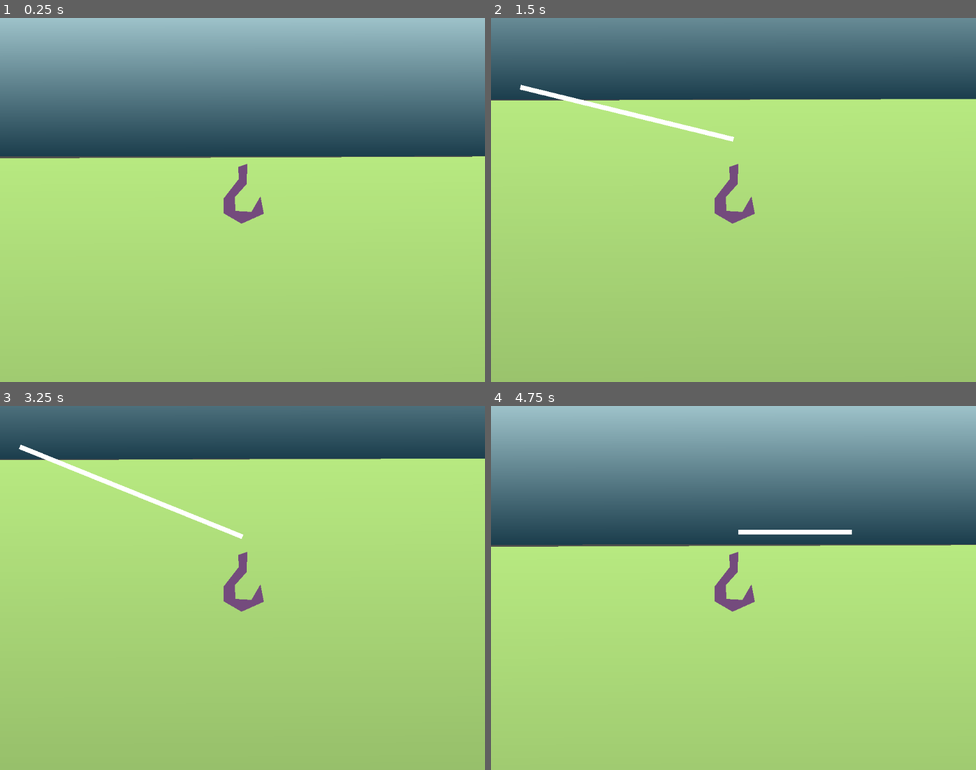
Above: before the commit, frames 1-4 (two rows, left to right).
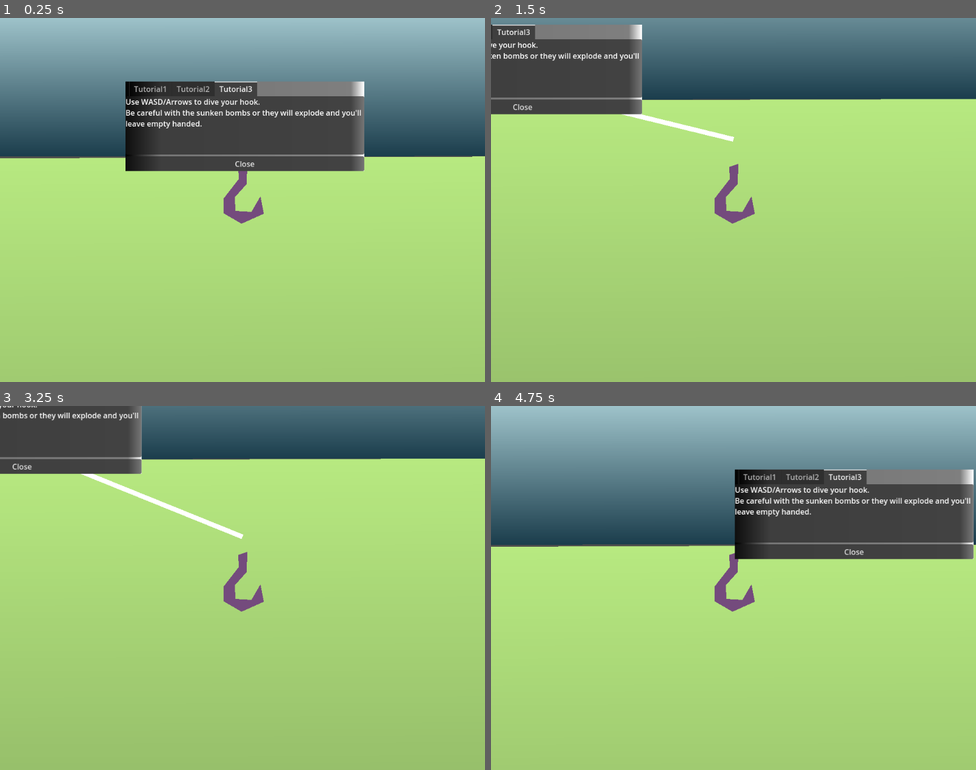
Above: after the commit, the same moments.

Repository: malceore/LD57
Game: Godot game, scene res://scenes/dive_game/dive_game.tscn
Same seed, same stepped clock (60 frames per second), same inputs: the game is played once before the commit and once after it. The project has no main scene, so this scene is started directly.
Inputs:
- Up to frame 1 (0.25 s): no input
- Up to frame 2 (1.5 s): tap Enter at 0.5 s; hold Right (right) 0.53-1.28 s; tap E (dive) at 0.6 s; tap Space (sonar) at 0.8, 1.35 s; hold S (down) from 1.28 s (still down)
- Up to frame 3 (3.25 s): tap E (dive) at 1.55, 2.1, 3.05 s; release S (down) at 2.03 s; hold Right (right) 2.03-2.78 s; tap Space (sonar) at 2.3, 2.75, 2.85 s; hold W (up) from 2.78 s (still down)
- Up to frame 4 (4.75 s): release W (up) at 3.53 s; hold Left (left) from 3.53 s (still down); tap E (dive) at 3.6, 4.55 s; tap Space (sonar) at 3.8, 4.35 s

The runs differ from the first frame. In frame 1, 12% of the frame differs, in the area x 25-76%, y 17-43%; in frame 2, 7.6%; in frame 3, 5.4%; in frame 4, 12%, in the area x 50-100%, y 17-43%.

Commit message:
added popup tutorials

Diff:
--- a/scenes/dive_game/dive_game.tscn
+++ b/scenes/dive_game/dive_game.tscn
@@ -6,6 +6,7 @@
 [ext_resource type="PackedScene" uid="uid://1hewmdtm0bu4" path="res://scenes/fish_spawner/fish_spawner.tscn" id="3_77au6"]
 [ext_resource type="PackedScene" uid="uid://ck6d856w06301" path="res://scenes/ship_return/ship_return.tscn" id="3_y4m4o"]
 [ext_resource type="PackedScene" uid="uid://bctsirkhbaav0" path="res://scenes/obstacle/obstacle.tscn" id="4_gyhy8"]
+[ext_resource type="PackedScene" uid="uid://3mmam7vt30xk" path="res://scenes/popup/popup.tscn" id="7_av5r6"]
 
 [sub_resource type="Gradient" id="Gradient_hey8n"]
 colors = PackedColorArray(0.0332386, 0.0219696, 0.042057, 1, 0.718887, 0.915002, 0.504979, 1)
@@ -114,3 +115,10 @@
 
 [node name="obstacle" parent="." instance=ExtResource("4_gyhy8")]
 position = Vector2(320, 3455)
+
+[node name="Popup" parent="." instance=ExtResource("7_av5r6")]
+offset_left = -247.0
+offset_top = -368.0
+offset_right = 257.0
+offset_bottom = -179.0
+tab = 2
--- /dev/null
+++ b/scenes/popup/popup.gd
@@ -0,0 +1,10 @@
+extends TextureRect
+
+
+@export var tab: int = 0
+
+func _ready() -> void:
+	$VBoxContainer/TabContainer.set_current_tab(tab)
+
+func _on_close_button_pressed() -> void:
+	queue_free()
--- /dev/null
+++ b/scenes/popup/popup.tscn
@@ -0,0 +1,63 @@
+[gd_scene load_steps=4 format=3 uid="uid://3mmam7vt30xk"]
+
+[ext_resource type="Script" uid="uid://kxukt8ivkmp2" path="res://scenes/popup/popup.gd" id="1_4ejtj"]
+
+[sub_resource type="Gradient" id="Gradient_gl0tk"]
+offsets = PackedFloat32Array(0, 0.144531, 0.945312, 1)
+colors = PackedColorArray(0, 0, 0, 1, 0.457031, 0.457031, 0.457031, 1, 0.49918, 0.49918, 0.49918, 1, 1, 1, 1, 1)
+
+[sub_resource type="GradientTexture1D" id="GradientTexture1D_4ejtj"]
+gradient = SubResource("Gradient_gl0tk")
+
+[node name="Popup" type="TextureRect"]
+offset_left = -238.0
+offset_top = -86.0
+offset_right = 266.0
+offset_bottom = 103.0
+texture = SubResource("GradientTexture1D_4ejtj")
+script = ExtResource("1_4ejtj")
+
+[node name="VBoxContainer" type="VBoxContainer" parent="."]
+layout_mode = 1
+anchors_preset = 15
+anchor_right = 1.0
+anchor_bottom = 1.0
+grow_horizontal = 2
+grow_vertical = 2
+
+[node name="TabContainer" type="TabContainer" parent="VBoxContainer"]
+layout_mode = 2
+size_flags_vertical = 3
+current_tab = 0
+
+[node name="Tutorial1" type="RichTextLabel" parent="VBoxContainer/TabContainer"]
+custom_minimum_size = Vector2(0, 100)
+layout_mode = 2
+text = "Welcome to Depth Charge
+Use WASD/Arrow keys to move around.
+Avoid enemy ships.
+Use 'space' to send out a sonar to detect sunken explosives.
+"
+metadata/_tab_index = 0
+
+[node name="Tutorial2" type="RichTextLabel" parent="VBoxContainer/TabContainer"]
+visible = false
+custom_minimum_size = Vector2(0, 100)
+layout_mode = 2
+text = "Collect all sunken bombs and sea mines to clear the way for your allies and win the game!
+"
+metadata/_tab_index = 1
+
+[node name="Tutorial3" type="RichTextLabel" parent="VBoxContainer/TabContainer"]
+visible = false
+custom_minimum_size = Vector2(0, 100)
+layout_mode = 2
+text = "Use WASD/Arrows to dive your hook.
+Be careful with the sunken bombs or they will explode and you'll leave empty handed."
+metadata/_tab_index = 2
+
+[node name="CloseButton" type="Button" parent="VBoxContainer"]
+layout_mode = 2
+text = "Close"
+
+[connection signal="pressed" from="VBoxContainer/CloseButton" to="." method="_on_close_button_pressed"]
Not shown: 1 places in scenes/dive_game/dive_game.tscn that only renumber resources
Not shown, added: scenes/popup/popup.gd.uid
